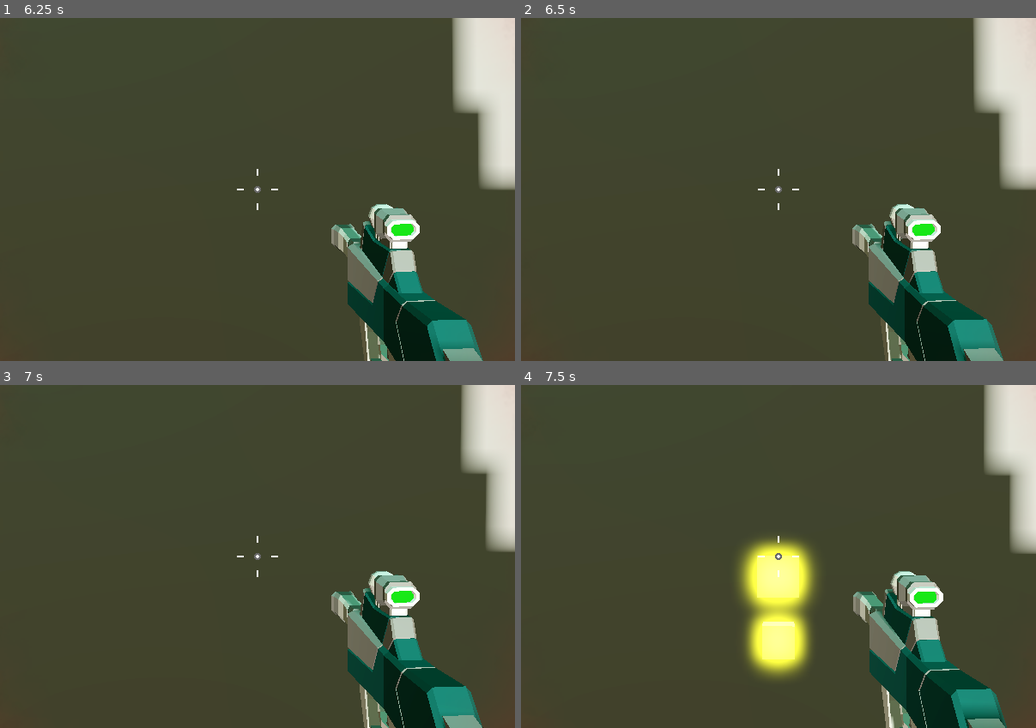
Above: before the commit, frames 1-4 (two rows, left to right).
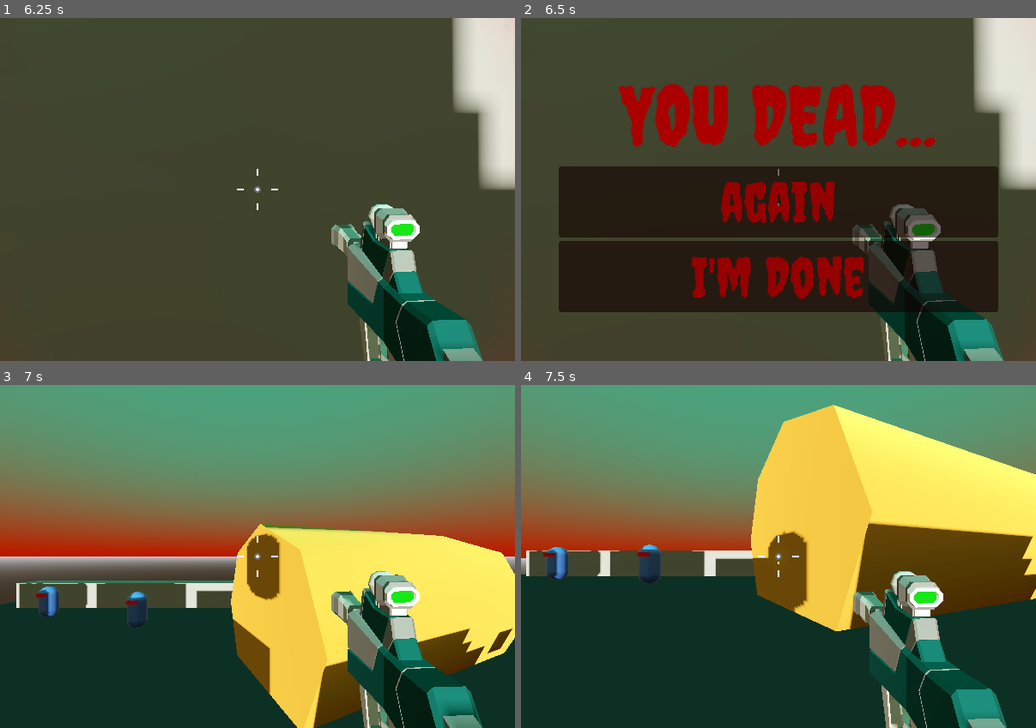
Above: after the commit, the same moments.

Repository: tiagoskaterock/robo-rampage-3d
Game: Godot game, scene res://Levels/Sandbox.tscn
Two runs of this game, one before a commit and one after it. Both use one fixed random seed, a clock stepped at 60 frames per second and the inputs below.
Inputs (mouse positions are in pixels of both pictures, inside the frame that each line leads up to):
- Up to frame 1 (6.25 s): move the mouse to (252, 196) at 0.52 s; press the mouse at (252, 196) at 0.53 s; hold Keypad 5 (up) 0.53-2.78 s; tap Keypad 0 (jump) at 0.77, 1.52, 3.02, 3.77, 4.52, 6.02 s; move the mouse to (298, 192) at 1.27 s; release the mouse at (298, 192) at 1.28 s; click (298, 192) at 1.35 s; move the mouse to (216, 186) at 2.02 s; press the mouse at (216, 186) at 2.03 s; move the mouse to (262, 189) at 2.77 s; release the mouse at (262, 189) at 2.78 s; hold Keypad 1 (left) 2.78-3.53 s; click (262, 189) at 2.85 s; move the mouse to (236, 182) at 3.52 s; press the mouse at (236, 182) at 3.53 s; hold Keypad 5 (up) 3.53-5.78 s; move the mouse to (283, 189) at 4.27 s; release the mouse at (283, 189) at 4.28 s; click (283, 189) at 4.35 s; move the mouse to (231, 189) at 5.02 s; press the mouse at (231, 189) at 5.03 s; move the mouse to (267, 182) at 5.77 s; release the mouse at (267, 182) at 5.78 s; hold Keypad 3 (right) from 5.78 s (still down); click (267, 182) at 5.85 s
- Up to frame 2 (6.5 s): keep holding Keypad 3 (right)
- Up to frame 3 (7 s): release Keypad 3 (right) at 6.5 s; click (257, 570) at 6.5 s, where only the run after the commit has a clickable "again"
- Up to frame 4 (7.5 s): move the mouse to (773, 563) at 7.27 s; press the mouse at (773, 563) at 7.28 s; hold Keypad 5 (up) from 7.28 s (still down)

Frame 1 is identical in both runs. In frame 2, 41% of the frame differs, in the area x 7-93%, y 19-100%; in frame 3, 89%; in frame 4, 91%, in the area x 0-100%, y 0-100%.

Commit message:
84. Game Over

Diff:
--- a/Enemy/enemy.gd
+++ b/Enemy/enemy.gd
@@ -73,10 +73,13 @@
 
 
 func attack() -> void:
-	if distance <= attack_range:
-		roar()
-		player.hitpoints -= attack_damage
-		player.take_damage()
+	if player.is_alive:
+		if distance <= attack_range:
+			roar()
+			player.hitpoints -= attack_damage
+			player.take_damage()
+	else:
+		$AnimationPlayer.stop()
 
 
 func roar():
--- a/FX/enemy_roar.tscn
+++ b/FX/enemy_roar.tscn
@@ -5,3 +5,4 @@
 [node name="EnemyRoar" type="AudioStreamPlayer3D"]
 stream = ExtResource("1_ggyij")
 autoplay = true
+max_polyphony = 8
--- a/Levels/Sandbox.tscn
+++ b/Levels/Sandbox.tscn
@@ -6,6 +6,7 @@
 [ext_resource type="Material" uid="uid://cj8d66f6srjxy" path="res://Levels/Materials/grey_material.tres" id="3_6de5n"]
 [ext_resource type="Material" uid="uid://bmdqk7qp0ncxn" path="res://Levels/Materials/yellow_material.tres" id="3_e8lmn"]
 [ext_resource type="PackedScene" uid="uid://dfqplfjus60wo" path="res://Enemy/enemy.tscn" id="6_ojd6m"]
+[ext_resource type="PackedScene" uid="uid://ck24o3123ltie" path="res://Player/game_over_menu.tscn" id="7_amrp6"]
 
 [sub_resource type="ProceduralSkyMaterial" id="ProceduralSkyMaterial_segxe"]
 sky_top_color = Color(0.230906, 0.511261, 0.393221, 1)
@@ -265,3 +266,5 @@
 
 [node name="Enemy7" parent="Enemies" instance=ExtResource("6_ojd6m")]
 transform = Transform3D(1, 0, 0, 0, 1, 0, 0, 0, 1, 4.20874, 2.61908, -12.8363)
+
+[node name="GameOverMenu" parent="." instance=ExtResource("7_amrp6")]
--- /dev/null
+++ b/Player/game_over_menu.gd
@@ -0,0 +1,22 @@
+extends Control
+
+
+func _ready():
+	visible = false
+
+
+func game_over():
+	get_tree().paused = true
+	$GameOverScream.play()
+	visible = true
+	print('game over menu')
+	Input.mouse_mode = Input.MOUSE_MODE_VISIBLE
+
+
+func _on_restart_button_pressed():
+	get_tree().paused = false
+	get_tree().reload_current_scene()
+
+
+func _on_quit_button_pressed():
+	get_tree().quit()
--- /dev/null
+++ b/Player/game_over_menu.tscn
@@ -0,0 +1,60 @@
+[gd_scene load_steps=6 format=3 uid="uid://ck24o3123ltie"]
+
+[ext_resource type="FontFile" uid="uid://h0rqbuio3coo" path="res://Fonts/Creepster/Creepster-Regular.ttf" id="1_8gf8t"]
+[ext_resource type="Script" path="res://Player/game_over_menu.gd" id="2_hpleq"]
+[ext_resource type="AudioStream" uid="uid://bwvcpti5hh0er" path="res://FX/man-scream.mp3" id="3_ju786"]
+
+[sub_resource type="Theme" id="Theme_ix5yo"]
+default_font = ExtResource("1_8gf8t")
+default_font_size = 64
+
+[sub_resource type="LabelSettings" id="LabelSettings_1q1dj"]
+font_size = 96
+font_color = Color(0.667836, 1.90116e-06, 2.40654e-07, 1)
+
+[node name="GameOverMenu" type="Control"]
+process_mode = 3
+layout_mode = 3
+anchors_preset = 15
+anchor_right = 1.0
+anchor_bottom = 1.0
+grow_horizontal = 2
+grow_vertical = 2
+theme = SubResource("Theme_ix5yo")
+script = ExtResource("2_hpleq")
+
+[node name="CenterContainer" type="CenterContainer" parent="."]
+layout_mode = 1
+anchors_preset = 15
+anchor_right = 1.0
+anchor_bottom = 1.0
+grow_horizontal = 2
+grow_vertical = 2
+
+[node name="VBoxContainer" type="VBoxContainer" parent="CenterContainer"]
+custom_minimum_size = Vector2(512, 0)
+layout_mode = 2
+
+[node name="Label" type="Label" parent="CenterContainer/VBoxContainer"]
+layout_mode = 2
+text = "YOU DEAD..."
+label_settings = SubResource("LabelSettings_1q1dj")
+horizontal_alignment = 1
+
+[node name="RestartButton" type="Button" parent="CenterContainer/VBoxContainer"]
+modulate = Color(0.666667, 0, 0, 1)
+layout_mode = 2
+text = "again"
+
+[node name="QuitButton" type="Button" parent="CenterContainer/VBoxContainer"]
+modulate = Color(0.666667, 0, 0, 1)
+layout_mode = 2
+text = "I'm Done"
+
+[node name="GameOverScream" type="AudioStreamPlayer3D" parent="."]
+stream = ExtResource("3_ju786")
+pitch_scale = 0.89
+max_polyphony = 8
+
+[connection signal="pressed" from="CenterContainer/VBoxContainer/RestartButton" to="." method="_on_restart_button_pressed"]
+[connection signal="pressed" from="CenterContainer/VBoxContainer/QuitButton" to="." method="_on_quit_button_pressed"]
--- a/Player/player.gd
+++ b/Player/player.gd
@@ -4,6 +4,7 @@
 @export var jump_height: float = 1.0
 @export var fall_multiplier: float = 1.5
 @export var max_hitpoints:= 100
+var is_alive = true
 
 # Get the gravity from the project settings to be syn2222222ced with RigidBody nodes.
 var gravity = ProjectSettings.get_setting("physics/3d/default_gravity")
@@ -13,8 +14,7 @@
 		hitpoints = value
 		print(hitpoints)
 		if hitpoints <= 0:
-			print('die')
-			# get_tree().quit()
+			game_over()
 
 @onready var camera_pivot: Node3D = $CameraPivot
 
@@ -48,6 +48,7 @@
 
 	move_and_slide()
 
+
 func _input(event: InputEvent) -> void:
 	if event is InputEventMouseMotion:
 		if Input.mouse_mode == Input.MOUSE_MODE_CAPTURED:
@@ -67,3 +68,10 @@
 
 func take_damage() -> void:
 	$DamageTexture/AnimationPlayer.play("TakeDamage")
+
+
+func game_over():
+	if is_alive:
+		set_physics_process(false)
+		get_parent().get_node("GameOverMenu").game_over()
+		is_alive = false
Not shown, added: FX/man-scream.mp3.import
Binary file added: Fonts/Creepster/Creepster-Regular.ttf
Not shown, added: Fonts/Creepster/Creepster-Regular.ttf.import
Not shown, added: Fonts/Creepster/OFL.txt
Not shown: 1 places in Levels/Sandbox.tscn that only renumber resources
Not shown, added: FX/man-scream.mp3
